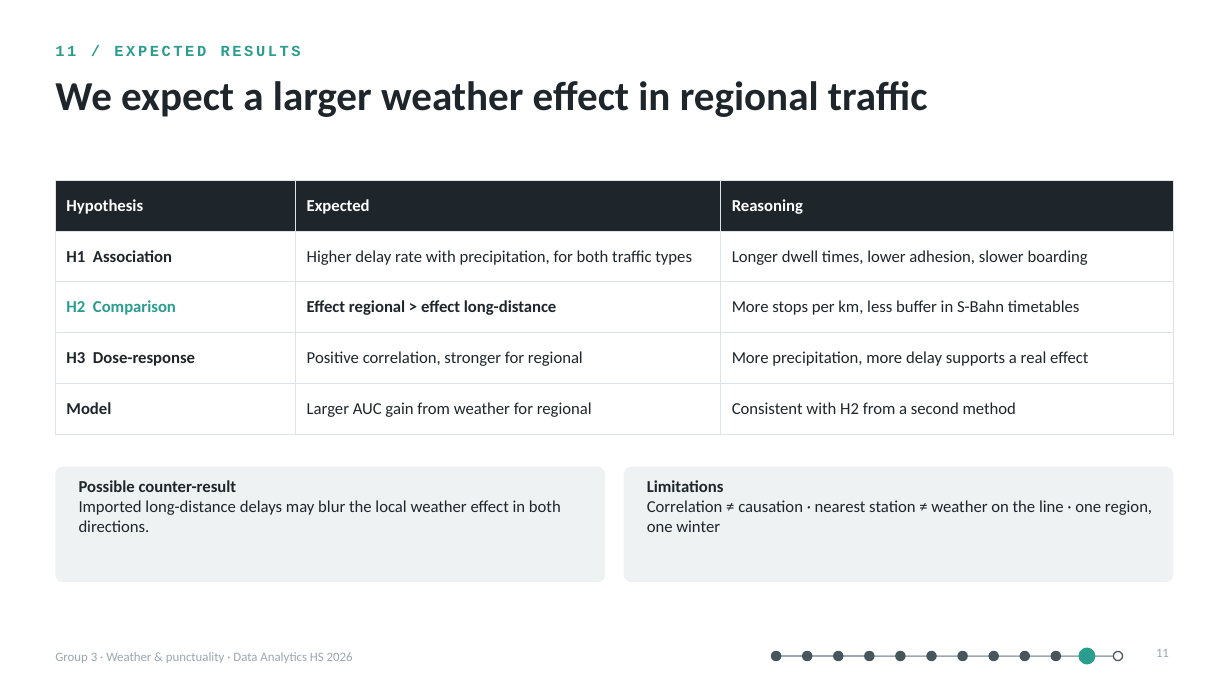
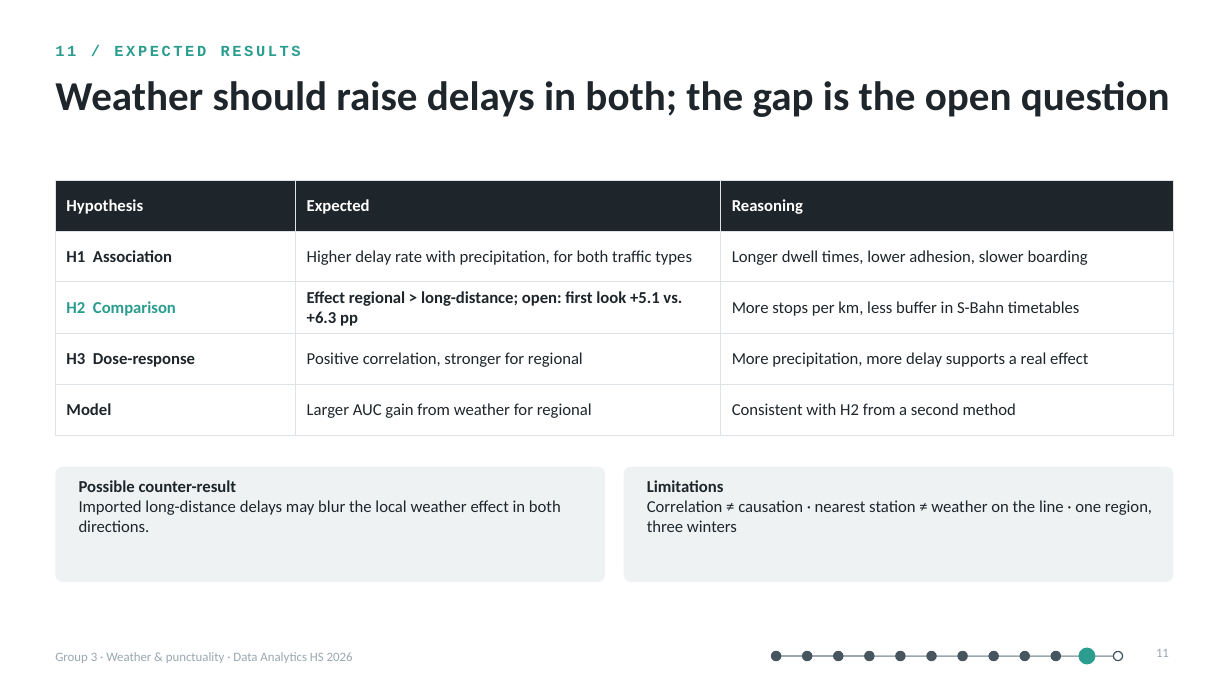
Before and after one commit to rexheeri/da-projekt-hs26, a slide deck: slide 11 of presentation/concept_presentation_group_03.pptx. Drawn at 1232x693 pixels with LibreOffice and Linux fonts; fonts in the diff are those of the drawing. Boxes give left, top, right and bottom in pixels: in the first picture for what was removed or moved away, otherwise in the second. Text is boxed around its words. In the diff, an @@ line names an element or a change of style, - is before the commit and + after.

```diff
--- a/presentation/concept_presentation_group_03.pptx
+++ b/presentation/concept_presentation_group_03.pptx
@@ title at [55,81,1170,117]: text changed @@
-We expect a larger weather effect in regional traffic
+Weather should raise delays in both; the gap is the open question
@@ table at [55,180,1174,422] @@
-row 3, column 2: Effect regional > effect long-distance
+row 3, column 2: Effect regional > long-distance; open: first look +5.1 vs. +6.3 pp
@@ text at [647,500,1152,532]: text changed @@
-Correlation ≠ causation · nearest station ≠ weather on the line · one region, one winter
+Correlation ≠ causation · nearest station ≠ weather on the line · one region, three winters
```
Also in this commit, not shown: 10 other slides changed, 5 other files.
